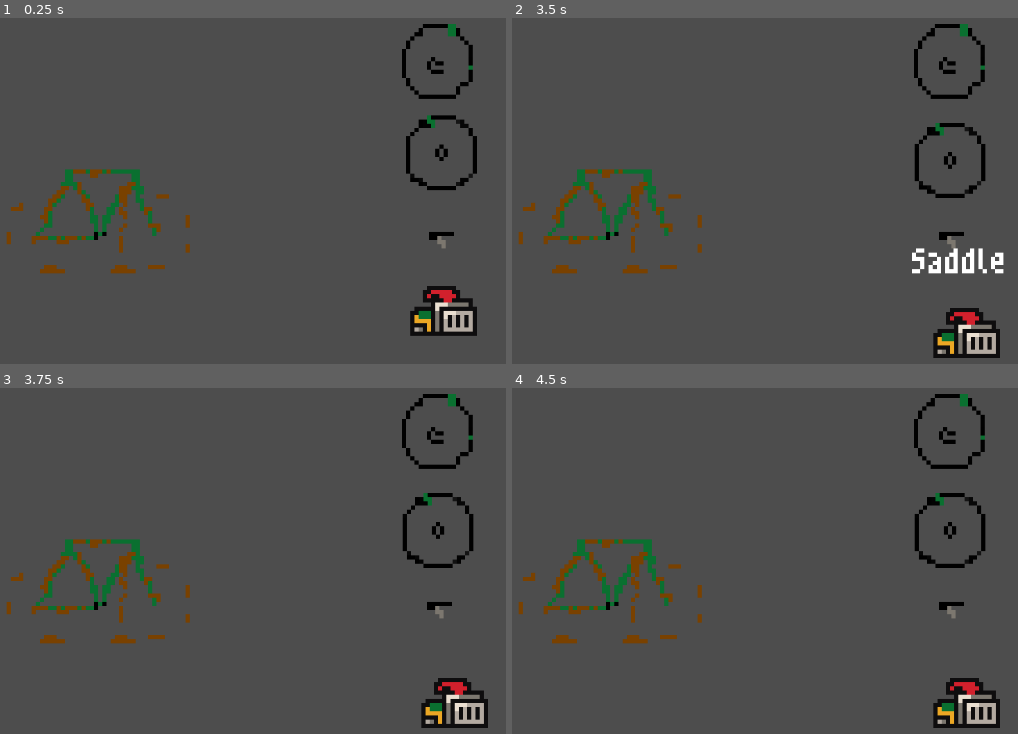
Above: before the commit, frames 1-4 (two rows, left to right).
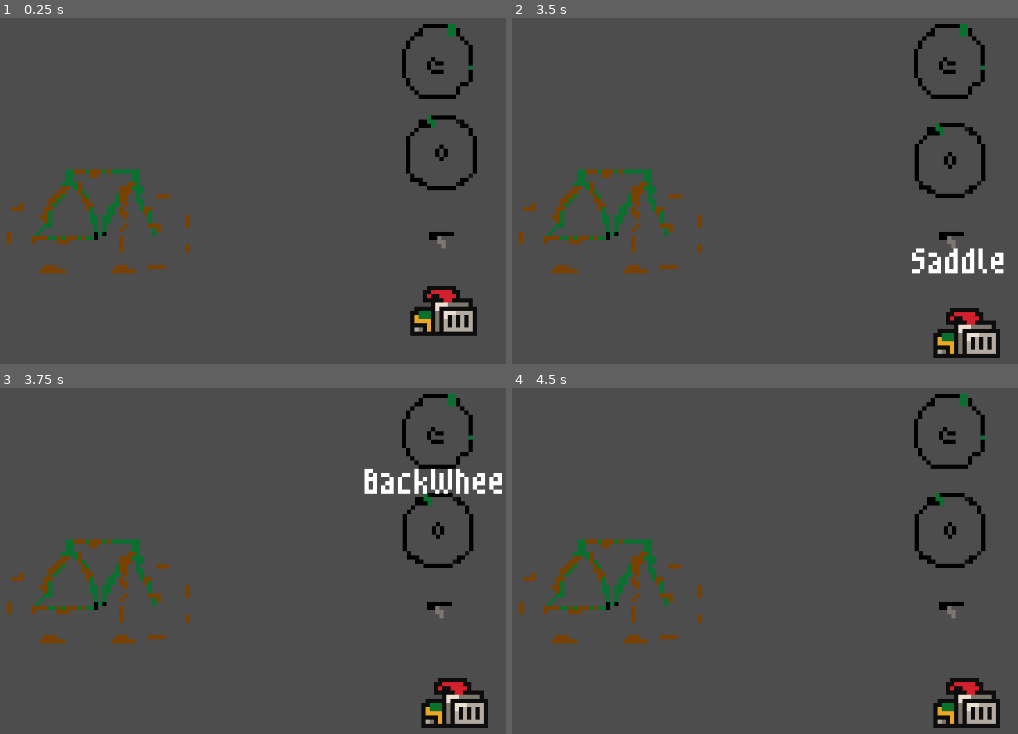
Above: after the commit, the same moments.

Repository: javierrcalvete/bikeShop
Game: Godot game, scene res://scenes/game.tscn
Same seed, same stepped clock (60 frames per second), same inputs: the game is played once before the commit and once after it.
Inputs (mouse positions are in pixels of both pictures, inside the frame that each line leads up to):
- Up to frame 1 (0.25 s): no input
- Up to frame 2 (3.5 s): tap Enter at 0.5, 2 s; move the mouse to (613, 222) at 0.52 s; click (613, 222) at 0.6 s; tap Space at 1.25, 2.75 s; move the mouse to (952, 152) at 1.27 s; click (952, 152) at 1.35 s; move the mouse to (957, 312) at 2.02 s; click (957, 312) at 2.1 s; move the mouse to (952, 239) at 2.77 s; click (952, 239) at 2.85 s
- Up to frame 3 (3.75 s): tap Enter at 3.5 s; move the mouse to (435, 432) at 3.52 s; click (435, 432) at 3.6 s
- Up to frame 4 (4.5 s): tap Space at 4.25 s; move the mouse to (outside the picture) at 4.27 s; click (outside the picture) at 4.35 s

Frames 1-2 are identical in both runs. In frame 3, 1.0% of the frame differs, in the area x 71-100%, y 23-31%; in frame 4, nothing differs.

Commit message:
added label/function to backwheel

Diff:
--- a/scenes/wheel_back.tscn
+++ b/scenes/wheel_back.tscn
@@ -1,7 +1,8 @@
-[gd_scene load_steps=6 format=3 uid="uid://bfx0sv6gnd8gi"]
+[gd_scene load_steps=7 format=3 uid="uid://bfx0sv6gnd8gi"]
 
 [ext_resource type="Texture2D" uid="uid://jy4b0bgtjq40" path="res://sprites/bike.png" id="1_8bxd0"]
 [ext_resource type="Script" path="res://scripts/wheel_back.gd" id="1_ikxnl"]
+[ext_resource type="FontFile" uid="uid://c70hnm5dg2vpn" path="res://assets/m3x6.ttf" id="3_djbhf"]
 
 [sub_resource type="AtlasTexture" id="AtlasTexture_tgikc"]
 atlas = ExtResource("1_8bxd0")
@@ -30,4 +31,14 @@
 [node name="CollisionShape2D" type="CollisionShape2D" parent="."]
 shape = SubResource("CircleShape2D_7dulv")
 
+[node name="Label" type="Label" parent="."]
+offset_left = -17.0
+offset_top = 4.0
+offset_right = 20.0
+offset_bottom = 17.0
+theme_override_fonts/font = ExtResource("3_djbhf")
+text = "BackWheel"
+
 [connection signal="input_event" from="." to="." method="_on_input_event"]
+[connection signal="mouse_entered" from="." to="." method="_on_mouse_entered"]
+[connection signal="mouse_exited" from="." to="." method="_on_mouse_exited"]
--- a/scripts/saddle.gd
+++ b/scripts/saddle.gd
@@ -28,6 +28,7 @@
 	#mouse_enter = true
 	#print("mouse entro")
 	#return mouse_entered
+
 func _ready():
 	$Label.hide()
 
@@ -40,10 +41,12 @@
 		selected = true
 
 
+
 # lerp agarra 2 valores y lo interpola con la velocidad del 3 valor
 func _physics_process(delta):
 	if selected:
 		global_position = lerp(global_position, get_global_mouse_position(), 25 * delta)
+		$Label.show()
 
 # generic input events on scripts, captura todos los input events
 func _input(event):
--- a/scripts/wheel_back.gd
+++ b/scripts/wheel_back.gd
@@ -1,4 +1,8 @@
 extends Area2D
+
+func _ready():
+	$Label.hide()
+
 
 var selected = false
 
@@ -8,13 +12,23 @@
 		selected = true
 
 
+
 # lerp agarra 2 valores y lo interpola con la velocidad del 3 valor
 func _physics_process(delta):
 	if selected:
 		global_position = lerp(global_position, get_global_mouse_position(), 25 * delta)
+		$Label.show()
 
 # generic input events on scripts, captura todos los input events
 func _input(event):
 	if event is InputEventMouseButton:
 		if event.button_index == MOUSE_BUTTON_LEFT and not event.pressed:
 			selected = false
+
+
+
+func _on_mouse_entered():
+	$Label.show()
+
+func _on_mouse_exited():
+	$Label.hide()
